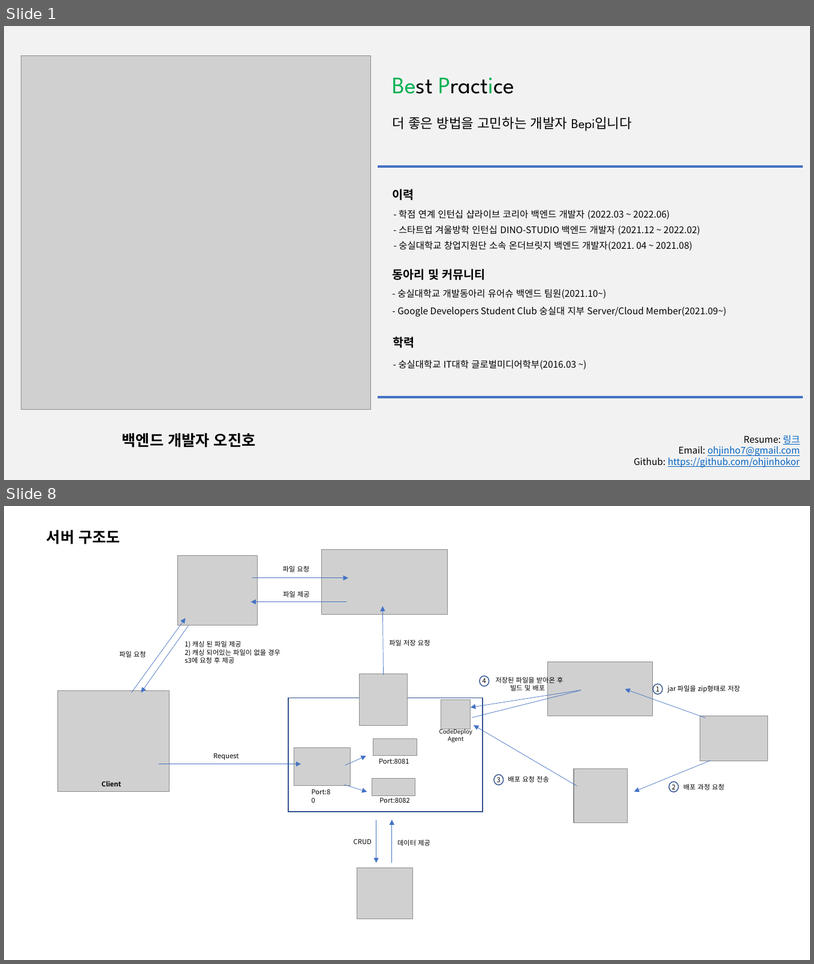
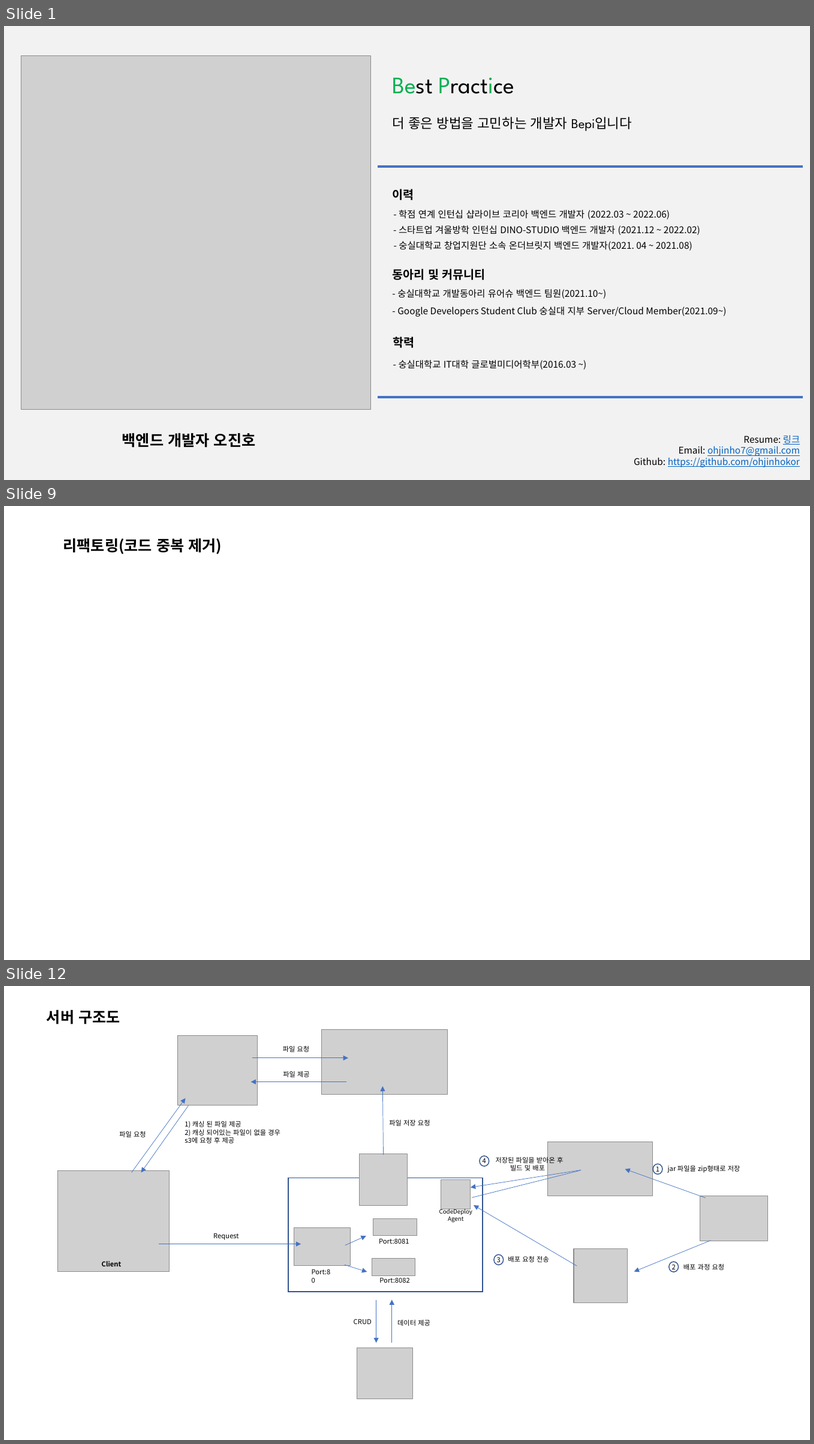
Before and after one commit to ohjinhokor/PortFolio, a slide deck: 오진호 포트폴리오.pptx. Shown one above the other, each under a label of ours: slides 1 and 8 before the commit, slides 1, 9 and 12 after it; the slides between them are not shown. The pictures are 814x964 and 814x1444 pixels, drawn with LibreOffice and Linux fonts; fonts in the diff are those of the drawing; grey boxes stand for pictures; background and template pictures are left out. Boxes give left, top, right and bottom in pixels: in the first picture for what was removed or moved away, otherwise in the second. Text is boxed around its words. In the diff, an @@ line names an element or a change of style, - is before the commit and + after.

```diff
--- a/오진호 포트폴리오.pptx
+++ b/오진호 포트폴리오.pptx
@@ slide 9 added at [4,506,810,960], background #FFFFFF @@
@@ text added at [63,538,222,554], 18 pt, text #000000, bold @@
+리팩토링(코드 중복 제거)
@@ what was slide 8 is now slide 12 @@
```
Also in this commit, not shown: 10 slides changed, 4 other slides added, 2 slides removed, 1 other file.
